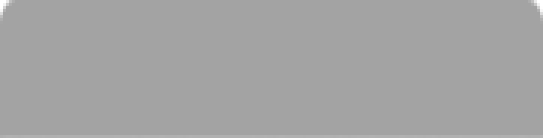
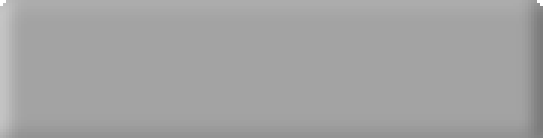
Layer changes from the first 543 × 138 image to the second:
added layer "Contrôle par actions" above "Contrôle pas à pas" over [0, 0, 543, 138]
